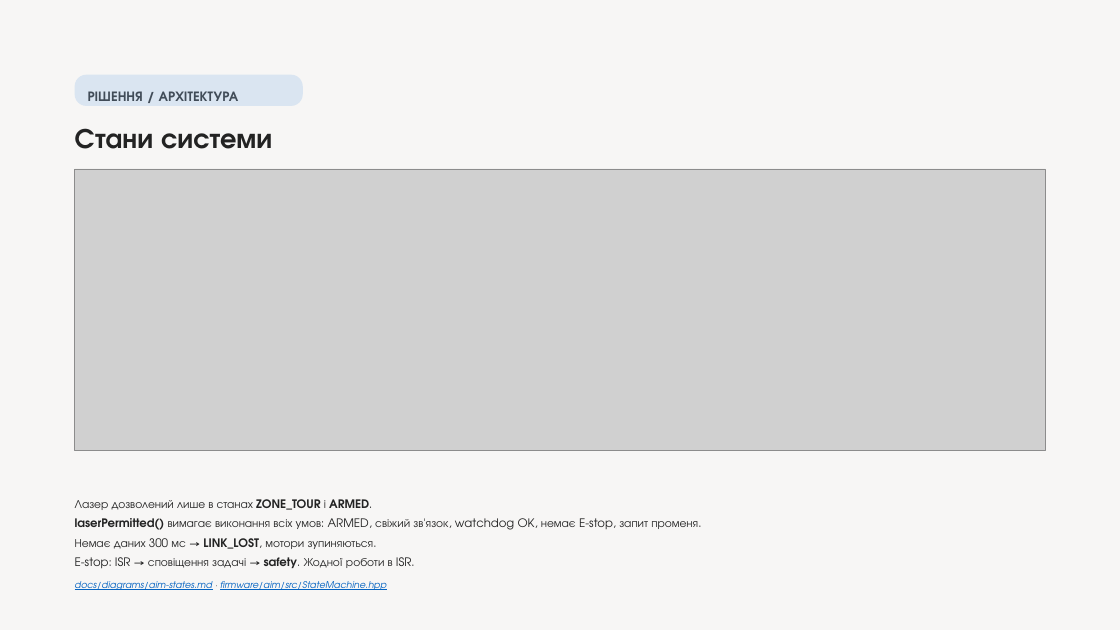
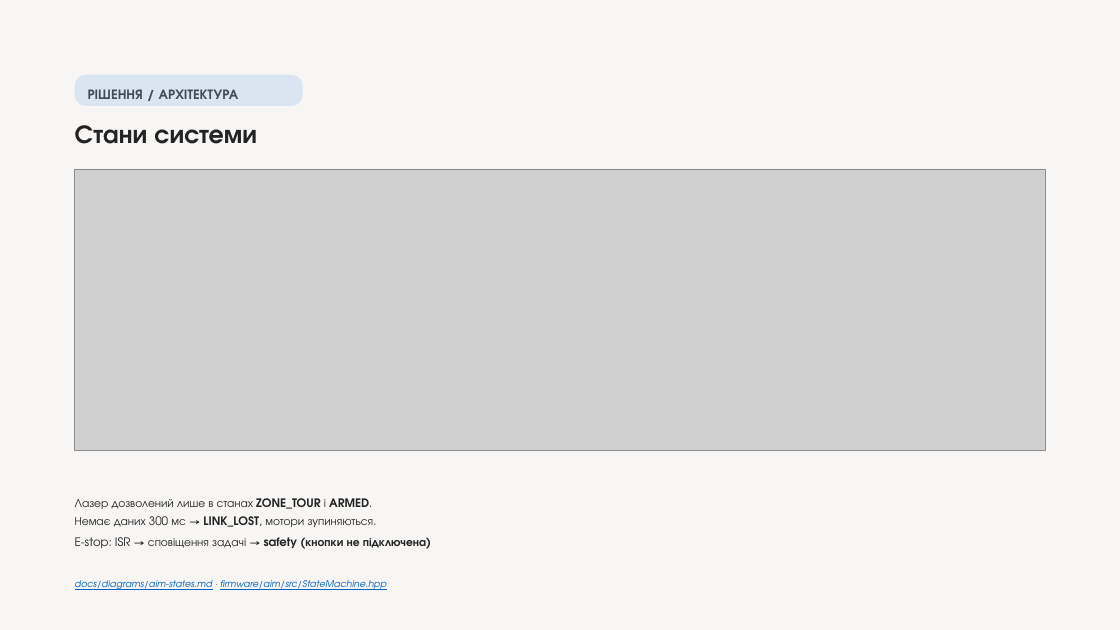
Before and after one commit to melnikvitaly/workshops, a slide deck: slide 6 of workshop-7-final_project/docs/assestment/presentation/Laser Gimbal with Camera Tracking on ESP32-S3.pptx. Drawn at 1120x630 pixels with LibreOffice and Linux fonts; fonts in the diff are those of the drawing; grey boxes stand for pictures. Boxes give left, top, right and bottom in pixels: in the first picture for what was removed or moved away, otherwise in the second. Text is boxed around its words. In the diff, an @@ line names an element or a change of style, - is before the commit and + after.

```diff
--- a/workshop-7-final_project/docs/assestment/presentation/Laser Gimbal with Camera Tracking on ESP32-S3.pptx
+++ b/workshop-7-final_project/docs/assestment/presentation/Laser Gimbal with Camera Tracking on ESP32-S3.pptx
@@ text "РІШЕННЯ / АРХІТЕКТУРА" at [88,89,239,99]: line spacing 1.4 to 1.3 @@
@@ text "Стани системи" at [75,125,257,144]: size 24 to 22.2 pt; line spacing 1.1 to 1 @@
@@ text "Немає даних 300 мс → ..." at [75,516,374,527]: line spacing 1.4 to 1.3 @@
@@ text "Немає даних 300 мс → ...": place and size @@
-text "Немає даних 300 мс → ..." at [75,538,374,549]
+text "Немає даних 300 мс → ..." at [75,516,374,527]
@@ text at [75,537,426,548]: text changed @@
-E-stop: ISR → сповіщення задачі → safety. Жодної роботи в ISR.
+E-stop: ISR → сповіщення задачі → safety (кнопки не підключена)
@@ text removed at [75,518,698,530] @@
-laserPermitted() вимагає виконання всіх умов: ARMED, свіжий зв'язок, watchdog OK, немає E-stop, запит променя.
```
Also in this commit, not shown: 12 other slides changed, 2 slides removed, 12 other files.
